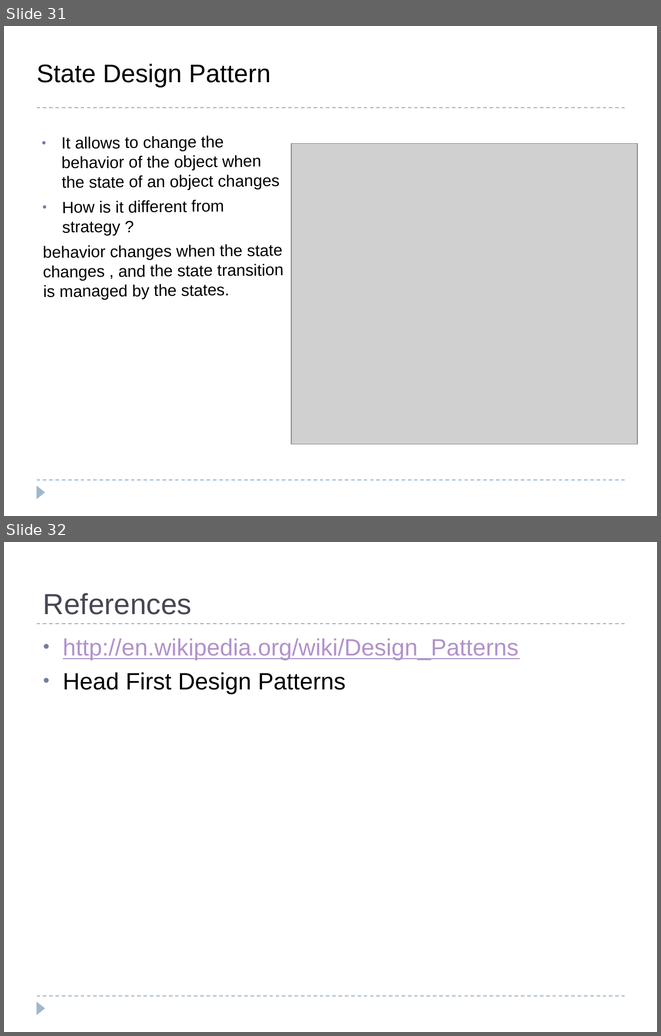
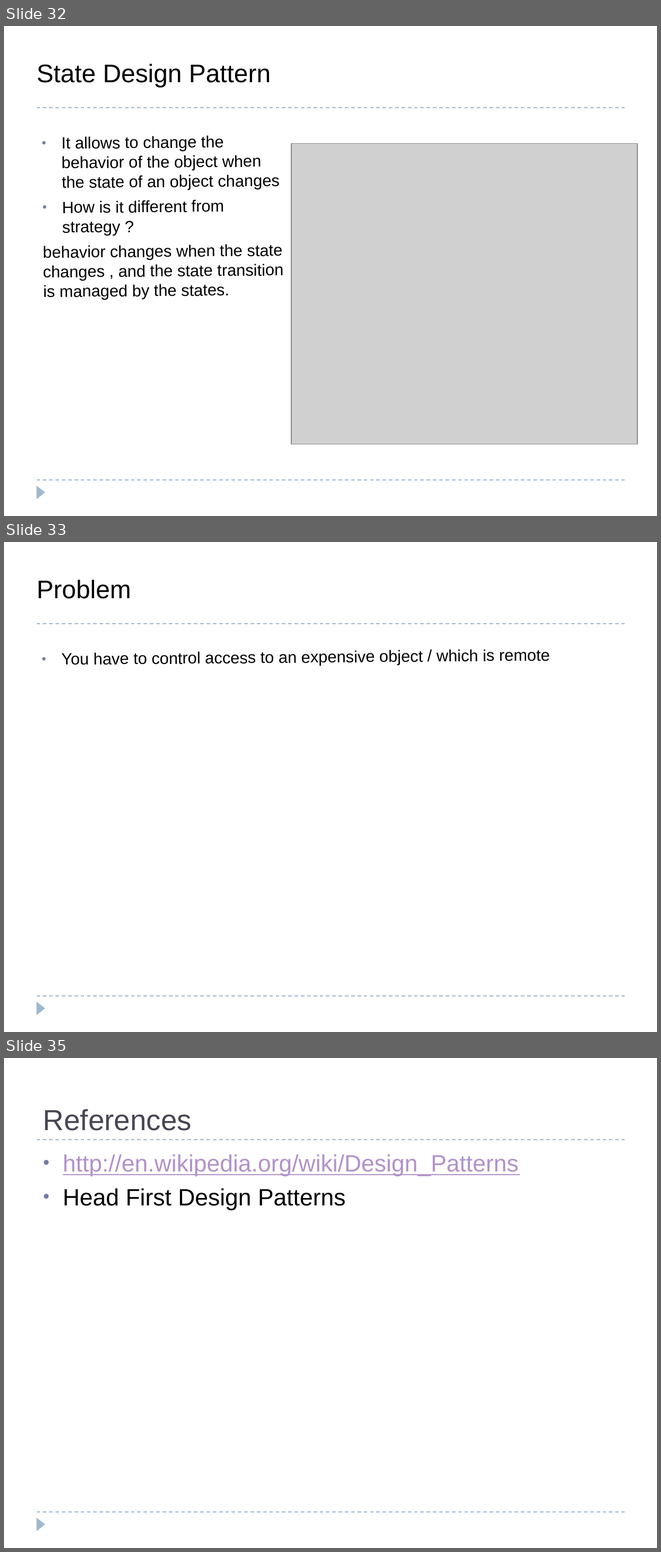
Before and after one commit to bpcrao/purnacode, a slide deck: ppts/Design Patterns.odp. Shown one above the other, each under a label of ours: slides 31 and 32 before the commit, slides 32, 33 and 35 after it; the slides between them are not shown. The pictures are 661x1036 and 661x1552 pixels, drawn with LibreOffice and Linux fonts; fonts in the diff are those of the drawing; grey boxes stand for pictures. Boxes give left, top, right and bottom in pixels: in the first picture for what was removed or moved away, otherwise in the second. Text is boxed around its words. In the diff, an @@ line names an element or a change of style, - is before the commit and + after.

```diff
--- a/ppts/Design Patterns.odp
+++ b/ppts/Design Patterns.odp
@@ slide 33 added at <box>4,542,657,1032</box>, background #FFFFFF; not listed: 3 template elements that a slide beside it also shows @@
@@ title added at <box>37,580,131,599</box>, 28 pt, text #000000 @@
+Problem
@@ text added at <box>61,649,550,665</box>, 18 pt, text #000000 @@
+• You have to control access to an expensive object / which is remote
@@ what was slide 31 is now slide 32 @@
@@ what was slide 32 is now slide 35 @@
```
Also in this commit, not shown: 1 slide changed, 2 other slides added.
